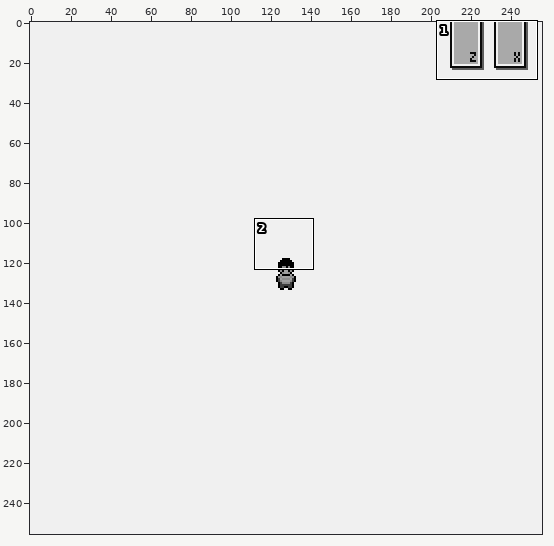
Two versions of one pixel-art file, Assets/Sprites/ASE/ui.ase. The picture above shows the old version from afar; the outline marks the close-up.
Close-up. Before the edit:
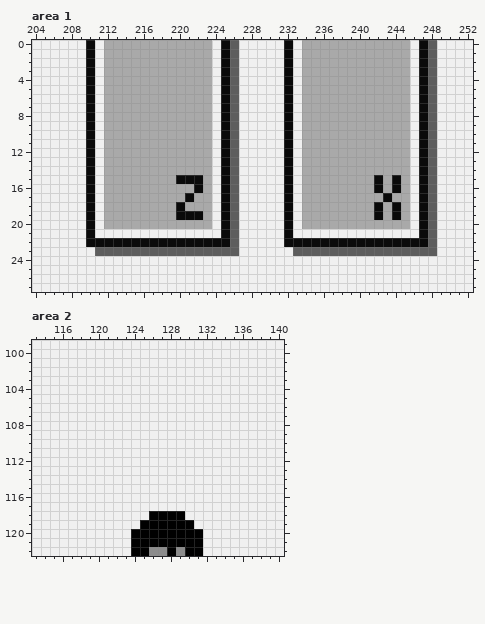
256x256 pixels, 1 frame. Shown: area 1: x 204..252, y 0..27; area 2: x 113..140, y 99..122.
Once edited:
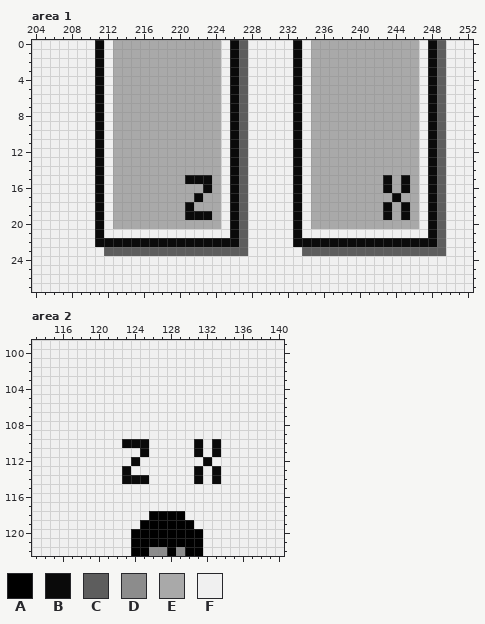
Palette (. is transparent): A #000000  B #0a0a0a  C #5d5d5d  D #8c8c8c  E #a9a9a9  F #f0f0f0
From old to new:
Area 1, layer "ui":
Colour C gives way to colour B in rows 0 to 22 at x 226 and 248.
Colour E gives way to colour B in rows 15 to 16 at x 223, 243 and 245; in row 17 at x 222 and 244; in row 18 at x 221, 243 and 245; in row 19 at x 223, 243 and 245.
Colour F gives way to colour B in rows 0 to 21 at x 211 and 233.
Colour F gives way to colour C in rows 0 to 23 at x 227 and 249.
Colour B gives way to colour E in row 15 at x 220, 242 and 244; in row 16 at x 222, 242 and 244; in row 17 at x 221 and 243; in rows 18 to 19 at x 220, 242 and 244.
Colour F gives way to colour E in rows 0 to 20 at x 224 and 246.
Colour B gives way to colour F in rows 0 to 21 at x 210, 225, 232 and 247; in row 22 at x 210 and 232.
Colour C gives way to colour F in row 23 at x 211 and 233.
Colour E gives way to colour F in rows 0 to 20 at x 212 and 234.
Area 2, layer "ui":
Colour F gives way to colour B in row 110 at x 123 to 125, 131 and 133; in row 111 at x 125, 131 and 133; in row 112 at x 124 and 132; in row 113 at x 123, 131 and 133; in row 114 at x 123 to 125, 131 and 133.
Where, in picture pixels (left, top, right, bottom), the same in both close-ups:
changed: (86, 40, 113, 256)
changed: (176, 40, 248, 256)
changed: (284, 40, 311, 256)
changed: (374, 40, 446, 256)
changed: (122, 439, 149, 484)
changed: (194, 439, 221, 484)
